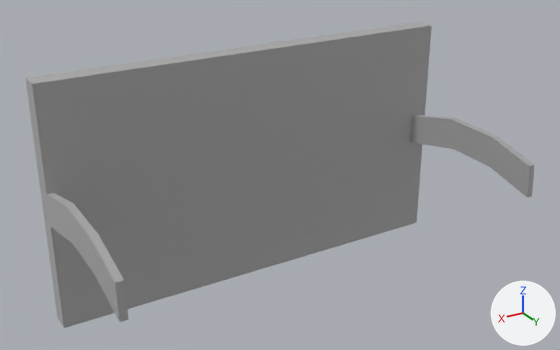
Before and after pictures for a commit that changed the FBX model _ART/Models/Bedroom/SM_Radio_Door.fbx.
Before and after are seen from a camera (50 mm lens) standing at (0.155, 0.276, 0.177) and looking at (0.006, 0.028, 0.053). Every picture has the same lights, and +X, +Y and +Z are marked at lower right. Where no turn or scale is listed for an object, it has been applied to the vertices.

Before the edit, the objects in view are built like this:
```python
mat_radio = principled_material('Radio')
mat_radio.base_color = (0.588, 0.588, 0.588)  # light grey #cacaca
mat_radio.metallic = 1.0
mat_radio.roughness = 0.859
me_mesh_017 = bpy.data.meshes.new('Mesh.017')
me_mesh_017.from_pydata(...)  # 48 vertices, 40 faces; spans x -0.093..0.093, y -0.007..0.077, z -0.006..0.098
me_mesh_017.materials.append(mat_radio)  # light grey #cacaca
ob_4_low_003 = bpy.data.objects.new('4_low.003', me_mesh_017)
ob_4_low_003.location = (0.0, 0.0, 0.0)
```
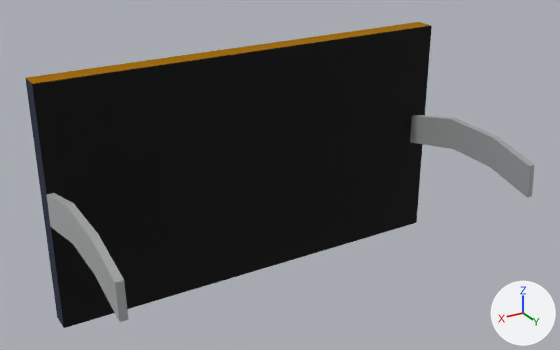
Changed parts and their boxes (x1, y1, x2, y2) in the pictures (560 x 350 px):
'4_low.003', surface changed (grey to black): (25, 22, 508, 328) in both
part 1 of me_mesh_017, surface changed (grey to black): (25, 22, 535, 328) in both

The change, as a list of edits to the scene's bpy script:
```text
Add img_t_radio_d_png:
    img_t_radio_d_png = load_image('T_Radio_D.png', '../../Textures/T_UniqueTexture/T_Radio/T_Radio_D.png', 1024, 1024, 'sRGB')
Change mat_radio:
    remove mat_radio.base_color = (0.588, 0.588, 0.588)  # light grey #cacaca
    add mat_radio.texture = img_t_radio_d_png
Change me_mesh_017:
    where me_mesh_017.from_pydata(...)  # 48 vertices, 40 faces; spans x -0.093..0.093, y -0.007..0.077, z -0.006..0.098
    used by ob_4_low_003; location = (0.0, 0.0, 0.0)
    me_mesh_017 part 1: texture (UV) coordinates of 40 of 40 faces, centred in x -0.093..0.093, y -0.007..0.077, z -0.006..0.098, changed; they spanned u 0.0..1.0, v 0.0..0.82 and now span u 0.35..0.84, v 0.21..0.7
```
